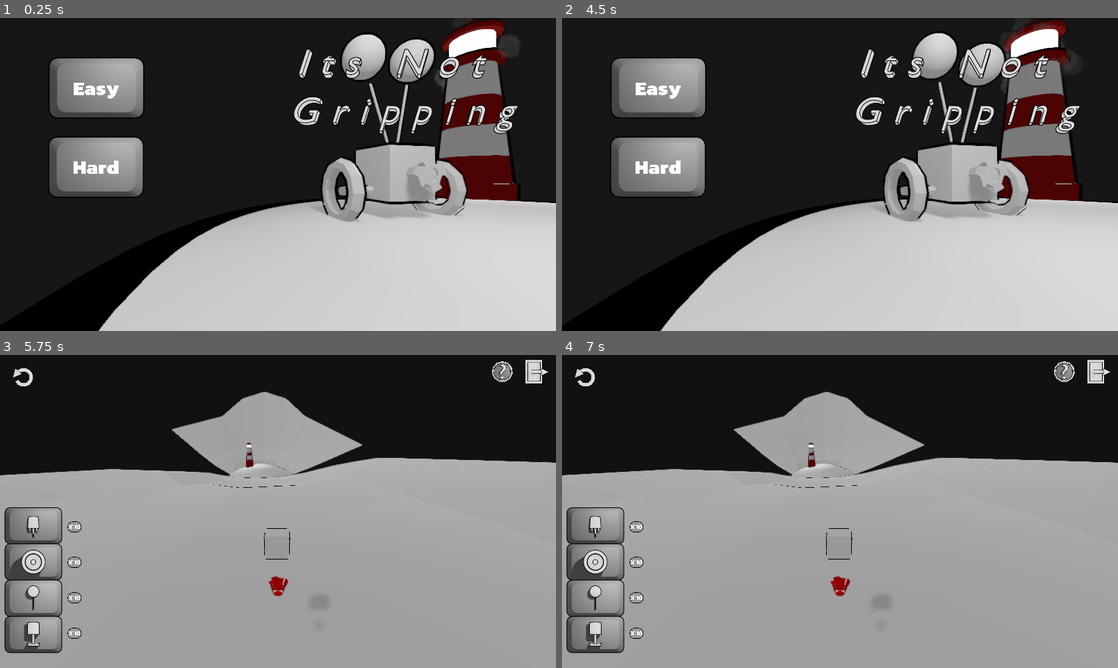
Above: before the commit, frames 1-4 (two rows, left to right).
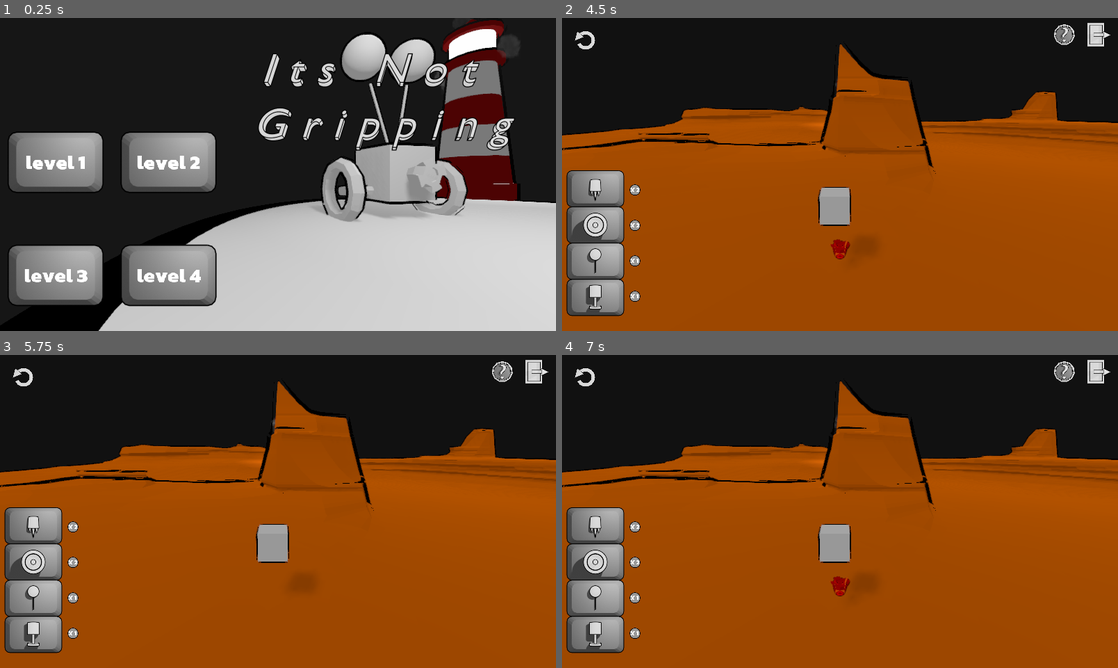
Above: after the commit, the same moments.

Repository: dralimazing/itsnotgripping
Game: Godot game, scene res://menuScene.tscn
The game is run twice, just before and just after one commit, with the same random seed, the same clock (stepped at 60 frames per second) and the same inputs.
Inputs (mouse positions are in pixels of both pictures, inside the frame that each line leads up to):
- Up to frame 1 (0.25 s): no input
- Up to frame 2 (4.5 s): click "Hard" (after the commit: "level 2") at 0.5 s; click (584, 39) at 1.25 s; click (584, 39) at 2 s; click (584, 39) at 2.75 s; click (1101, 33) at 3.5 s; click (617, 274) at 4.25 s, where only the run after the commit has a clickable "level 3"
- Up to frame 3 (5.75 s): click (94, 423) at 5 s, where only the run before the commit has a clickable "Easy"
- Up to frame 4 (7 s): click (584, 376) at 5.75 s; click (584, 376) at 6.5 s

The runs differ from the first frame. In frame 1, 20% of the frame differs, in the area x 1-94%, y 9-93%; in frame 2, 78%, in the area x 0-100%, y 0-100%; in frame 3, 67%; in frame 4, 67%.

Commit message:
level access added to menu

Diff:
--- a/RoomRoot.gd
+++ b/RoomRoot.gd
@@ -1,7 +1,7 @@
 extends Spatial
 
 
-var itemMap = {'wheel': 2, 'rocket':1, 'balloon': 3, 'piston': 1};
+var itemMap = {'wheel': 2, 'rocket':2, 'balloon': 3, 'piston': 1};
 
 onready var audio = $AudioStreamPlayer
 # Called when the node enters the scene tree for the first time.
@@ -10,7 +10,11 @@
 	if GlobalVar.currentLevel=='level1':
 		itemMap = {'wheel': 10, 'rocket':10, 'balloon': 10, 'piston': 10};
 	elif GlobalVar.currentLevel == 'level2':
-		itemMap = {'wheel': 2, 'rocket':1, 'balloon': 3, 'piston': 1};
+		itemMap = {'wheel': 2, 'rocket':1, 'balloon': 2, 'piston': 1};
+	elif GlobalVar.currentLevel == 'level3':
+		itemMap = {'wheel': 2, 'rocket':2, 'balloon': 1, 'piston': 1};
+	elif GlobalVar.currentLevel == 'level4':
+		itemMap = {'wheel': 2, 'rocket':1, 'balloon': 1, 'piston': 1};
 func _physics_process(delta):
 	if $deathBed.overlaps_body($Spatial) || $Spatial.global_translation.y< -50:
 		reloadScene()
@@ -26,7 +30,6 @@
 	reloadScene()
 
 func reloadScene():
-	itemMap = {'wheel': 1, 'rocket':1, 'balloon': 1, 'piston': 1};
-	print(itemMap);
+	itemMap = {'wheel': 2, 'rocket':2, 'balloon': 3, 'piston': 1};
 	GlobalVar.playing = false;
 	get_tree().reload_current_scene();
--- a/mainMenu.gd
+++ b/mainMenu.gd
@@ -24,3 +24,13 @@
 func _on_hard_level_pressed():
 	GlobalVar.currentLevel= 'level2';
 	get_tree().change_scene("res://RoomRoot.tscn");
+
+
+func _on_level3_pressed():
+	GlobalVar.currentLevel= 'level3';
+	get_tree().change_scene("res://level3.tscn");
+
+
+func _on_level4_pressed():
+	GlobalVar.currentLevel= 'level4';
+	get_tree().change_scene("res://level4.tscn");
--- a/mainMenu.tscn
+++ b/mainMenu.tscn
@@ -14,44 +14,94 @@
 anchor_bottom = 1.0
 script = ExtResource( 1 )
 
-[node name="easy level" type="TextureButton" parent="."]
-margin_left = 94.0
-margin_top = 33.0
-margin_right = 350.0
-margin_bottom = 289.0
+[node name="VBoxContainer" type="GridContainer" parent="."]
+anchor_top = 1.0
+anchor_bottom = 1.0
+margin_top = -516.0
+margin_right = 516.0
+rect_pivot_offset = Vector2( -896, -423 )
+columns = 2
+
+[node name="level1" type="TextureButton" parent="VBoxContainer"]
+margin_right = 256.0
+margin_bottom = 256.0
 texture_normal = ExtResource( 2 )
 
-[node name="Label" type="Label" parent="easy level"]
-margin_left = 74.0
-margin_top = 93.0
-margin_right = 180.0
-margin_bottom = 163.0
+[node name="Label" type="Label" parent="VBoxContainer/level1"]
+anchor_left = 0.5
+anchor_top = 0.5
+anchor_right = 0.5
+anchor_bottom = 0.5
+margin_left = -70.0
+margin_top = -35.0
+margin_right = 70.0
+margin_bottom = 35.0
 custom_fonts/font = SubResource( 1 )
-text = "Easy"
+text = "level 1"
 
-[node name="hard level" type="TextureButton" parent="."]
-margin_left = 93.0
-margin_top = 215.0
-margin_right = 349.0
-margin_bottom = 471.0
+[node name="level2" type="TextureButton" parent="VBoxContainer"]
+margin_left = 260.0
+margin_right = 516.0
+margin_bottom = 256.0
 texture_normal = ExtResource( 2 )
 
-[node name="Label" type="Label" parent="hard level"]
-margin_left = 74.0
-margin_top = 93.0
-margin_right = 180.0
-margin_bottom = 163.0
+[node name="Label" type="Label" parent="VBoxContainer/level2"]
+anchor_left = 0.5
+anchor_top = 0.5
+anchor_right = 0.5
+anchor_bottom = 0.5
+margin_left = -73.0
+margin_top = -35.0
+margin_right = 73.0
+margin_bottom = 35.0
 custom_fonts/font = SubResource( 1 )
-text = "Hard"
+text = "level 2"
+
+[node name="level3" type="TextureButton" parent="VBoxContainer"]
+margin_top = 260.0
+margin_right = 256.0
+margin_bottom = 516.0
+texture_normal = ExtResource( 2 )
+
+[node name="Label" type="Label" parent="VBoxContainer/level3"]
+anchor_left = 0.5
+anchor_top = 0.5
+anchor_right = 0.5
+anchor_bottom = 0.5
+margin_left = -73.5
+margin_top = -35.0
+margin_right = 73.5
+margin_bottom = 35.0
+custom_fonts/font = SubResource( 1 )
+text = "level 3"
+
+[node name="level4" type="TextureButton" parent="VBoxContainer"]
+margin_left = 260.0
+margin_top = 260.0
+margin_right = 516.0
+margin_bottom = 516.0
+texture_normal = ExtResource( 2 )
+
+[node name="Label" type="Label" parent="VBoxContainer/level4"]
+anchor_left = 0.5
+anchor_top = 0.5
+anchor_right = 0.5
+anchor_bottom = 0.5
+margin_left = -73.5
+margin_top = -35.0
+margin_right = 73.5
+margin_bottom = 35.0
+custom_fonts/font = SubResource( 1 )
+text = "level 4"
 
 [node name="TextureRect" type="TextureRect" parent="."]
 anchor_left = 1.0
 anchor_right = 1.0
-margin_left = -718.0
-margin_right = 306.0
-margin_bottom = 512.0
-rect_scale = Vector2( 0.7, 0.7 )
+margin_left = -816.0
+rect_scale = Vector2( 0.8, 0.8 )
 texture = ExtResource( 4 )
 
-[connection signal="pressed" from="easy level" to="." method="_on_Button_pressed"]
-[connection signal="pressed" from="hard level" to="." method="_on_hard_level_pressed"]
+[connection signal="pressed" from="VBoxContainer/level1" to="." method="_on_Button_pressed"]
+[connection signal="pressed" from="VBoxContainer/level2" to="." method="_on_hard_level_pressed"]
+[connection signal="pressed" from="VBoxContainer/level3" to="." method="_on_level3_pressed"]
+[connection signal="pressed" from="VBoxContainer/level4" to="." method="_on_level4_pressed"]
